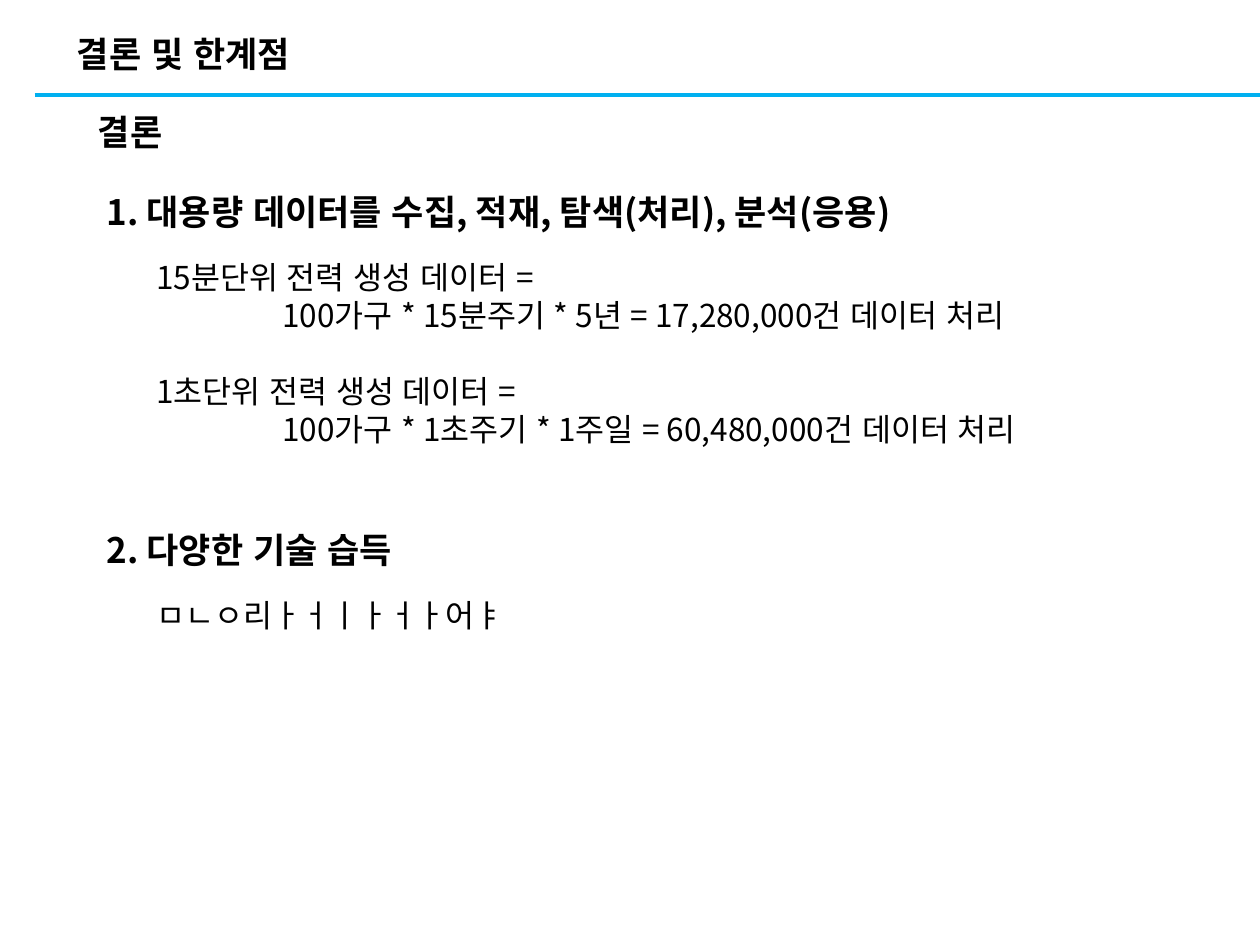
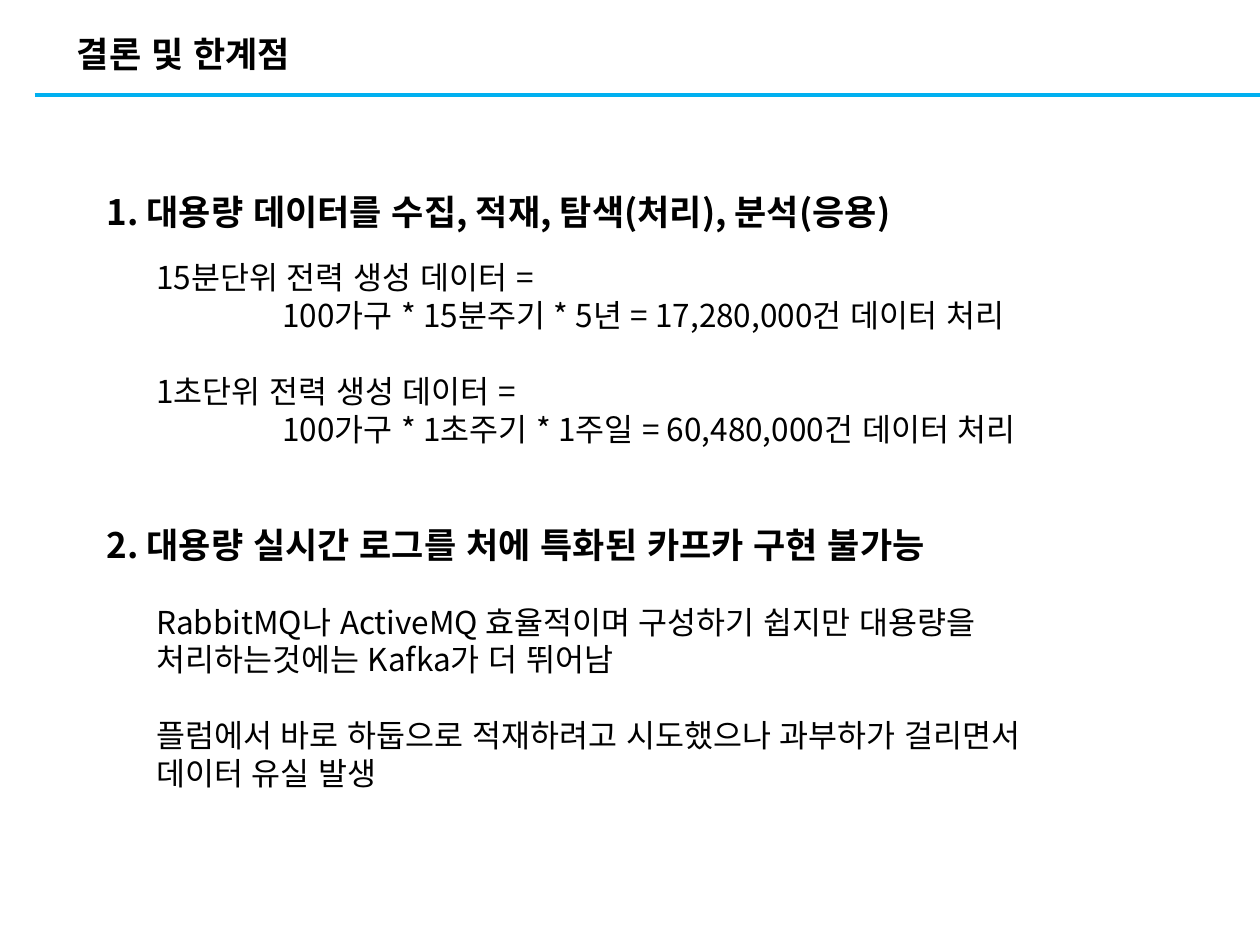
Before and after one commit to Heechul90/BigData_Project, a slide deck: slide 5 of 보고서/보고서_뒷부분.pptx. Drawn at 1260x945 pixels with LibreOffice and Linux fonts; fonts in the diff are those of the drawing. Boxes give left, top, right and bottom in pixels: in the first picture for what was removed or moved away, otherwise in the second. Text is boxed around its words. In the diff, an @@ line names an element or a change of style, - is before the commit and + after.

```diff
--- a/보고서/보고서_뒷부분.pptx
+++ b/보고서/보고서_뒷부분.pptx
@@ text removed at box(98, 115, 162, 149) @@
-결론
@@ text removed at box(107, 533, 392, 566) @@
-2. 다양한 기술 습득
@@ text added at box(107, 528, 925, 561), 20 pt, text #000000, bold @@
+2. 대용량 실시간 로그를 처에 특화된 카프카 구현 불가능
@@ text removed at box(156, 601, 504, 630) @@
-ㅁㄴㅇ리ㅏㅓㅣㅏㅓㅏ어ㅑ
@@ text added at box(156, 608, 1021, 788), 18 pt, text #000000 @@
+RabbitMQ나 ActiveMQ 효율적이며 구성하기 쉽지만 대용량을 처리하는것에는 Kafka가 더 뛰어남
+플럼에서 바로 하둡으로 적재하려고 시도했으나 과부하가 걸리면서 데이터 유실 발생
```
Also in this commit, not shown: 1 slide removed, 2 other files.
